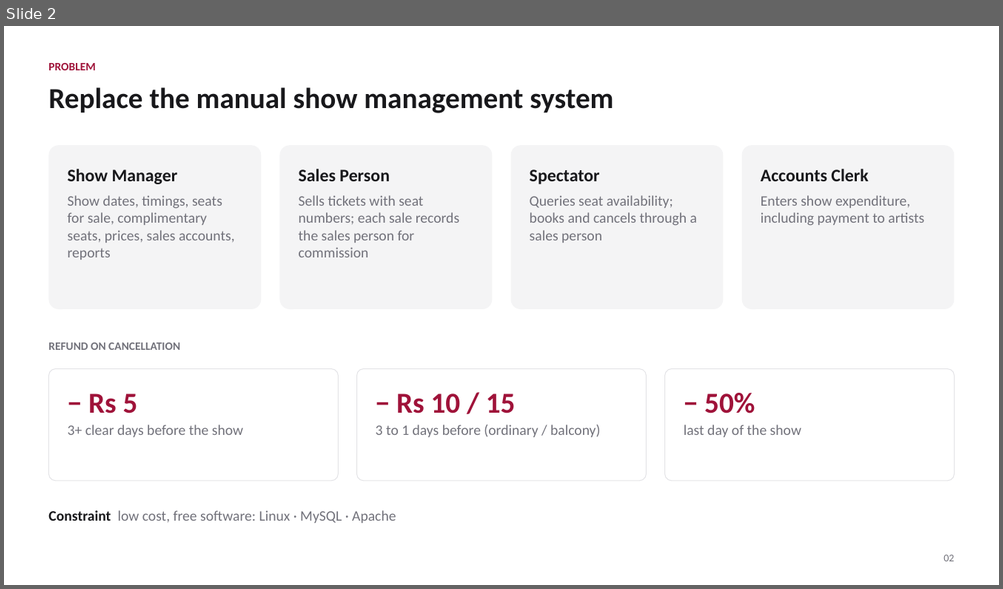
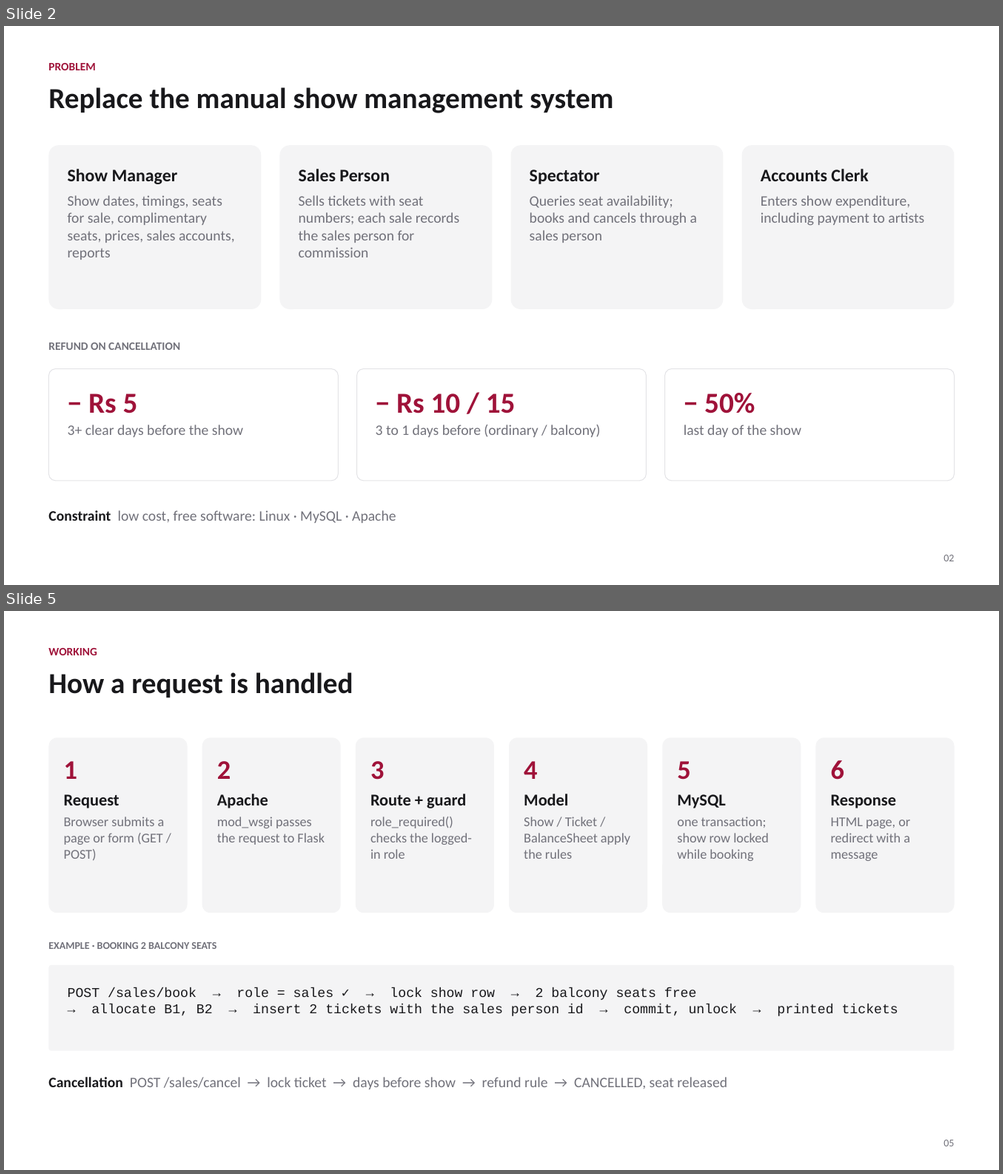
Before and after one commit to AbbasReads/SWE, a slide deck: SAMS.pptx. Shown one above the other, each under a label of ours: slide 2 before the commit, slides 2 and 5 after it; the slides between them are not shown. The pictures are 1003x589 and 1003x1174 pixels, drawn with LibreOffice and Linux fonts; fonts in the diff are those of the drawing. Boxes give left, top, right and bottom in pixels: in the first picture for what was removed or moved away, otherwise in the second. Text is boxed around its words. In the diff, an @@ line names an element or a change of style, - is before the commit and + after.

```diff
--- a/SAMS.pptx
+++ b/SAMS.pptx
@@ slide 5 added at (4,611,999,1170), background #FFFFFF @@
@@ text added at (48,648,96,655), 11 pt, text #9F1239, bold @@
+WORKING
@@ text added at (48,672,353,698), 28 pt, text #18181B, bold @@
+How a request is handled
@@ rounded rectangle added at (48,738,188,913), fill #F4F4F5 @@
@@ rounded rectangle added at (202,738,341,913), fill #F4F4F5 @@
@@ rounded rectangle added at (356,738,494,913), fill #F4F4F5 @@
@@ rounded rectangle added at (509,738,648,913), fill #F4F4F5 @@
@@ rounded rectangle added at (662,738,801,913), fill #F4F4F5 @@
@@ rounded rectangle added at (816,738,955,913), fill #F4F4F5 @@
@@ text added at (64,761,165,860), 13 pt, text #71717A @@
+1
+Request
+Browser submits a page or form (GET / POST)
@@ text added at (217,761,324,845), 13 pt, text #71717A @@
+2
+Apache
+mod_wsgi passes the request to Flask
@@ text added at (370,761,472,859), 13 pt, text #71717A @@
+3
+Route + guard
+role_required() checks the logged-in role
@@ text added at (523,761,630,859), 13 pt, text #71717A @@
+4
+Model
+Show / Ticket / BalanceSheet apply the rules
@@ text added at (677,761,768,861), 13 pt, text #71717A @@
+5
+MySQL
+one transaction; show row locked while booking
@@ text added at (831,760,910,861), 13 pt, text #71717A @@
+6
+Response
+HTML page, or redirect with a message
@@ text added at (48,943,216,949), 10 pt, text #71717A, bold @@
+EXAMPLE · BOOKING 2 BALCONY SEATS
@@ rounded rectangle added at (48,965,954,1051), fill #F4F4F5 @@
@@ text added at (68,988,898,1017), 13 pt, text #18181B @@
+POST /sales/book → role = sales ✓ → lock show row → 2 balcony seats free
+→ allocate B1, B2 → insert 2 tickets with the sales person id → commit, unlock → printed tickets
@@ text added at (48,1077,727,1090), 14 pt, text #71717A @@
+Cancellation POST /sales/cancel → lock ticket → days before show → refund rule → CANCELLED, seat released
@@ text added at (943,1140,953,1147), 10 pt, text #71717A @@
+05
```
Also in this commit, not shown: 16 slides changed, 11 other slides added, 1 slide removed, 11 other files.
